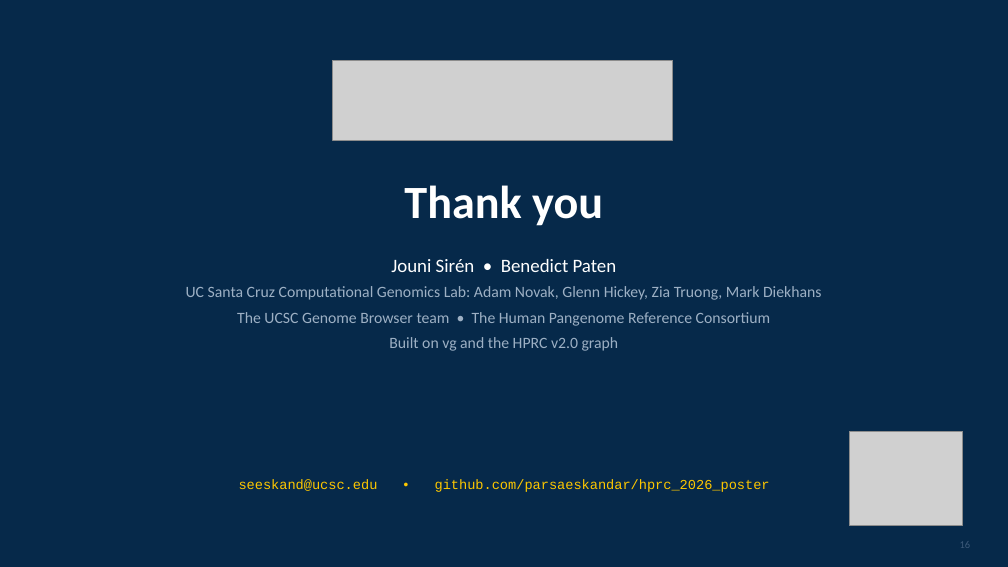
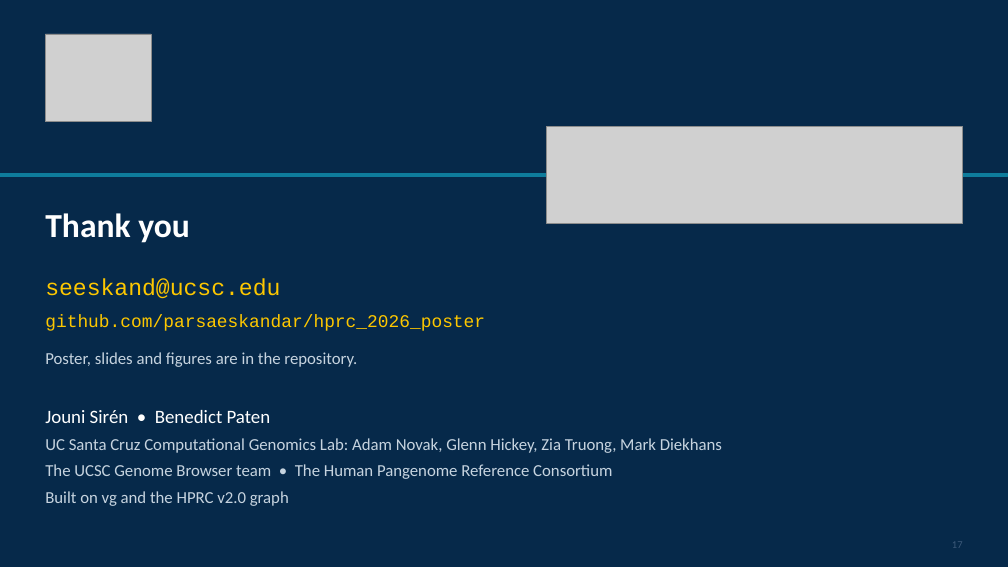
Before and after one commit to parsaeskandar/hprc_2026_poster, a slide deck: slide 17 of talk/HPRC2026_talk.pptx (slide 16 before the commit). Drawn at 1008x567 pixels with LibreOffice and Linux fonts; fonts in the diff are those of the drawing; grey boxes stand for pictures. Boxes give left, top, right and bottom in pixels: in the first picture for what was removed or moved away, otherwise in the second. Text is boxed around its words. In the diff, an @@ line names an element or a change of style, - is before the commit and + after.

```diff
--- a/talk/HPRC2026_talk.pptx
+++ b/talk/HPRC2026_talk.pptx
@@ picture: place and size @@
-picture at (849,431,963,526)
+picture at (45,34,151,122)
@@ picture removed at (333,60,673,140) @@
@@ picture added at (547,126,963,223) @@
@@ rectangle added at (0,174,1008,176), fill #0E7C9C, outline #0E7C9C 1 pt @@
@@ text "Thank you": place and size @@
-text "Thank you" at (404,185,603,226)
+text "Thank you" at (45,213,190,243)
@@ text "Thank you" at (45,213,190,243): size 44 to 32 pt; alignment centre to left; vertical alignment middle to top @@
@@ text added at (45,278,280,298), 22 pt, text #FDC700 @@
+seeskand@ucsc.edu
@@ text at (45,315,485,331): text changed; size 13 to 17 pt @@
-seeskand@ucsc.edu • github.com/parsaeskandar/hprc_2026_poster
+github.com/parsaeskandar/hprc_2026_poster
@@ text "github.com/parsaeskandar/hprc_2026_poster" at (45,315,485,331): vertical alignment middle to top @@
@@ text added at (45,352,357,367), 16 pt, text #C6D3DF @@
+Poster, slides and figures are in the repository.
@@ text "Jouni Sirén • Benedict Paten": place and size @@
-text "Jouni Sirén • Benedict Paten" at (186,259,821,351)
+text "Jouni Sirén • Benedict Paten" at (45,410,722,506)
@@ text "Jouni Sirén • Benedict Paten" at (45,410,722,506): size 15 to 16 pt, text colour #9DB0C4 to #C6D3DF in "UC Santa Cruz Computational Genomics Lab: Adam ...", "The UCSC Genome Browser team • The ...", "Built on vg and the HPRC v2.0 ..."; alignment centre to left @@
@@ text added at (952,541,963,548), 10 pt, text #3D5A7A @@
+17
@@ text removed at (960,542,971,548) @@
-16
```
Also in this commit, not shown: 12 other slides changed, 8 slides added, 7 slides removed, 14 other files.
